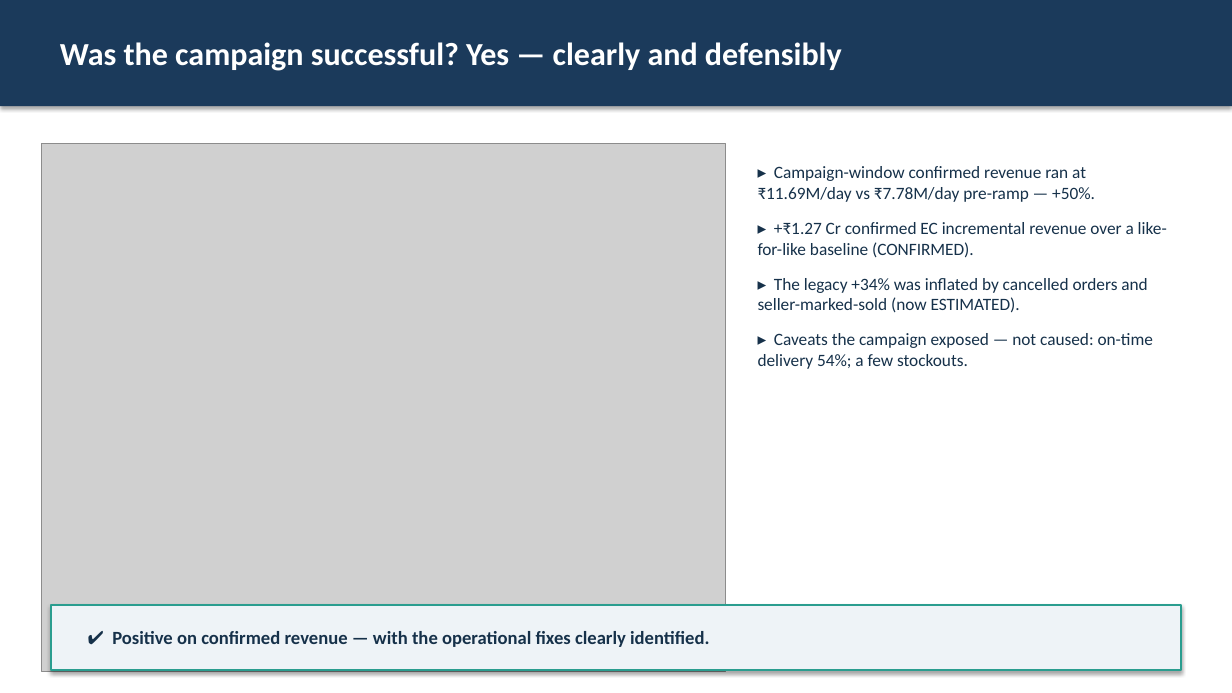
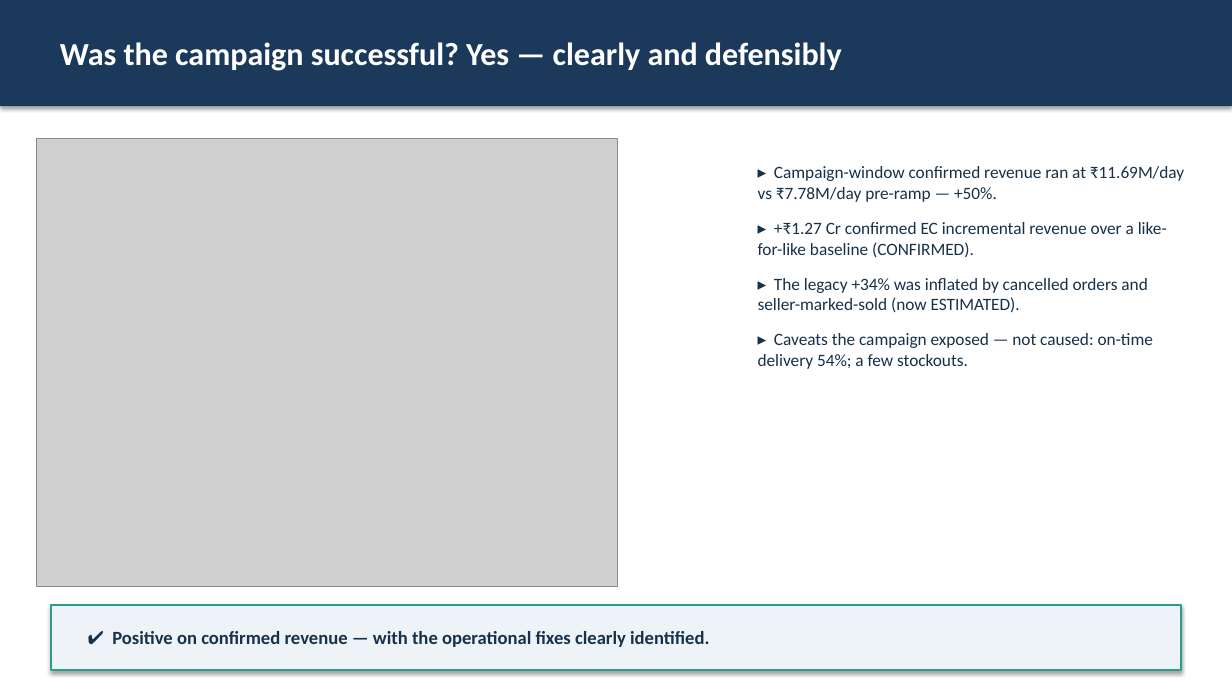
Before and after one commit to ARIF-rb/nexamart-m2, a slide deck: slide 8 of presentation/nexamart_m2_presentation.pptx. Drawn at 1232x693 pixels with LibreOffice and Linux fonts; fonts in the diff are those of the drawing; grey boxes stand for pictures. Boxes give left, top, right and bottom in pixels: in the first picture for what was removed or moved away, otherwise in the second. Text is boxed around its words. In the diff, an @@ line names an element or a change of style, - is before the commit and + after.

```diff
--- a/presentation/nexamart_m2_presentation.pptx
+++ b/presentation/nexamart_m2_presentation.pptx
@@ picture: place and size @@
-picture at (42, 143, 726, 671)
+picture at (37, 139, 617, 587)
@@ text "▸ Campaign-window confirmed revenue ran ..." rewrapped from (758, 166, 1167, 369) to (758, 166, 1184, 369) @@
```
Also in this commit, not shown: 8 other slides changed.
